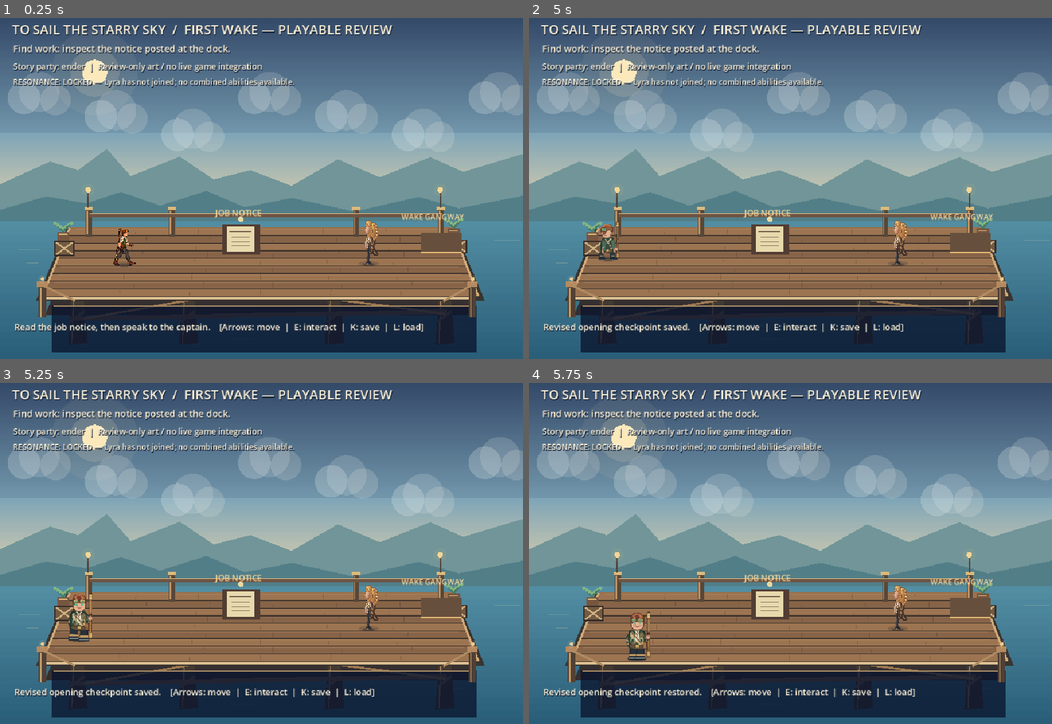
Above: before the commit, frames 1-4 (two rows, left to right).
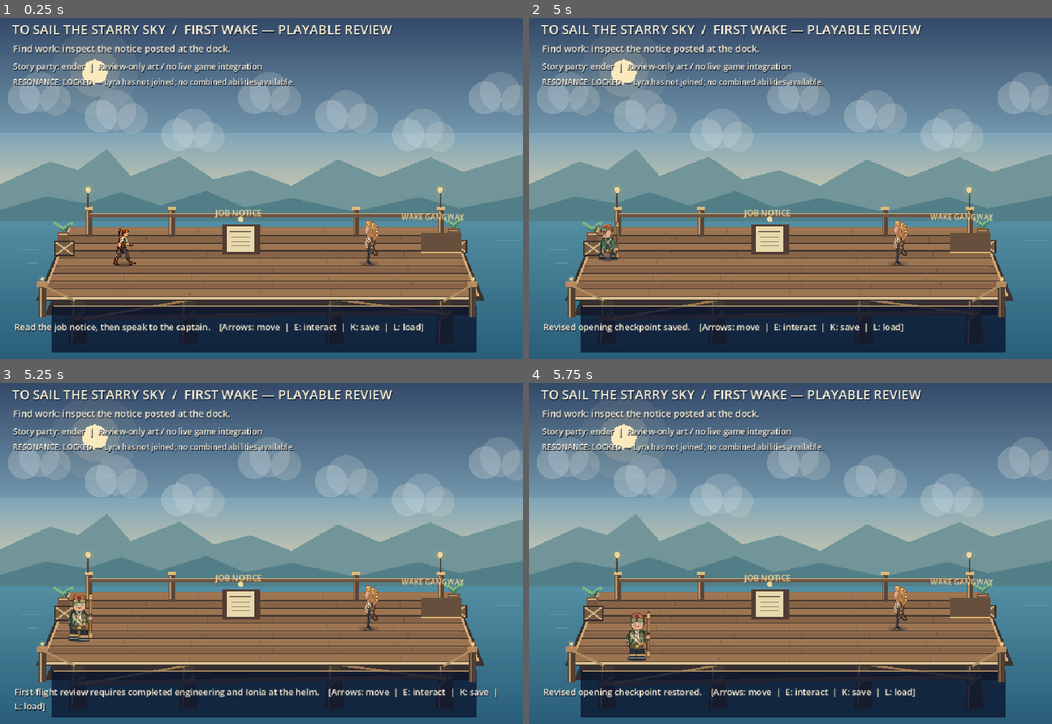
Above: after the commit, the same moments.

Repository: ndrorchestration/ToSailaStarrySky-jrpg
Game: Godot game, scene res://scenes/first_wake_job_preview.tscn
Two runs of this game, one before a commit and one after it. Both use one fixed random seed, a clock stepped at 60 frames per second and the inputs below. This scene is started directly instead of the project's main scene.
Inputs:
- Up to frame 1 (0.25 s): no input
- Up to frame 2 (5 s): tap Enter at 0.5 s; hold Right (ui_right) 0.53-1.28 s; tap K at 0.6, 1.55, 3.05, 4.55 s; tap L at 0.8, 1.35, 2.3, 3.8 s; hold Down (ui_down) 1.28-2.03 s; tap Space at 2 s; hold Right (ui_right) 2.03-2.78 s; tap 1 (aetherwake_ch1_choice_a) at 2.1 s; hold Up (ui_up) 2.78-3.53 s; tap 2 (aetherwake_ch1_choice_b) at 2.85 s; hold Left (ui_left) from 3.53 s (still down); tap 3 (aetherwake_ch1_choice_c) at 3.6 s; tap 4 (aetherwake_ch1_combat_rest) at 4.35 s
- Up to frame 3 (5.25 s): release Left (ui_left) at 5.03 s; hold Down (ui_down) from 5.03 s (still down); tap F (aetherwake_ch1_flight_review_launch) at 5.1 s
- Up to frame 4 (5.75 s): keep holding Down (ui_down); tap L at 5.3 s

Frames 1-2 are identical in both runs. In frame 3, 1.3% of the frame differs, in the area x 2-95%, y 89-97%; in frame 4, nothing differs.

Commit message:
feat(godot): connect revised opening preflight to proven 2D ocean physics without altering v2 save rights

Diff:
--- a/godot/scripts/first_wake_job_preview.gd
+++ b/godot/scripts/first_wake_job_preview.gd
@@ -2,9 +2,11 @@
 ## Standalone playable First Wake employment / engineering preview.
 ## Forward story candidate, NOT an approved art pack or replacement of live Chapter I.
 ## Open directly: res://scenes/first_wake_job_preview.tscn (F6 in Godot).
-## No flight, water physics, save migration, release or new combat permissions.
+## Bounded local 2D water-contact pilot; no planetary flight, save migration,
+## full seaworthiness certification, release or new combat permissions.
 
 const Opening = preload("res://scripts/first_wake_revised_opening_contract.gd")
+const FlightScene = preload("res://scenes/first_wake_flight_water_review.tscn")
 const RevisedCodec = preload("res://scripts/first_wake_revised_checkpoint_codec.gd")
 const SaveStore = preload("res://scripts/first_wake_chapter1_save_store.gd")
 const PrototypeRoute = preload("res://scripts/first_wake_prototype_route.gd")
@@ -37,6 +39,8 @@
 var ionia: CharacterBody2D
 var dock_background: Node2D
 var dock_foreground: Node2D
+var ui_layer: CanvasLayer
+var flight_review: Node2D
 var headline: Label
 var objective: Label
 var hint: Label
@@ -88,7 +92,8 @@
     dock_foreground.z_index = 3
     add_child(dock_foreground)
 
-    var ui := CanvasLayer.new()
+    ui_layer = CanvasLayer.new()
+    var ui := ui_layer
     ui.name = "ReadableGameplayOverlay"
     add_child(ui)
     headline = _label(ui, Vector2(22, 17), 24, 900)
@@ -170,6 +175,19 @@
             last_message = "Return unavailable: " + str(returned.get("reason", "unknown"))
             _sync_presentation()
         return
+    if event.is_action_pressed(InputPolicy.FLIGHT_REVIEW_LAUNCH) and not event.is_echo():
+        var started: bool = launch_flight_review()
+        if not started and room != "flight_review":
+            last_message = "First-flight review requires completed engineering and Ionia at the helm."
+            _sync_presentation()
+        get_viewport().set_input_as_handled()
+        return
+    # The flight subscene owns its E interaction; the old 2D preview never
+    # loads/overwrites the earlier preflight-only v2 checkpoint in flight.
+    if room == "flight_review":
+        if event is InputEventKey and event.pressed and not event.echo and event.keycode in [KEY_K, KEY_L]:
+            get_viewport().set_input_as_handled()
+        return
     if event is InputEventKey and event.pressed and not event.echo:
         if event.keycode == KEY_K:
             var saved: Dictionary = save_revised_checkpoint()
@@ -187,7 +205,37 @@
         interact()
         get_viewport().set_input_as_handled()
 
+func launch_flight_review() -> bool:
+    # Reuse tested PR #447 local RigidBody2D ocean study; do not advance the
+    # story before validated preflight, or pretend its ocean is the planet.
+    if room != "engineering" or dialogue_open or flight_review != null:
+        return false
+    if opening.step_key() != "preflight" or opening.active_party_ids != ["ender", "ionia"]:
+        return false
+    if inspected_items.size() != ENGINEERING_ITEMS.size():
+        return false
+    for item in ENGINEERING_ITEMS:
+        if item not in inspected_items:
+            return false
+    var review := FlightScene.instantiate()
+    if not bool(review.call("configure_preflight", opening)):
+        review.free()
+        return false
+    flight_review = review
+    room = "flight_review"
+    dock_background.visible = false
+    dock_foreground.visible = false
+    ender.player_controlled = false
+    ender.visible = false
+    ionia.visible = false
+    ui_layer.visible = false
+    add_child(flight_review)
+    queue_redraw()
+    return true
+
 func interact() -> bool:
+    if room == "flight_review":
+        return false
     if dialogue_open:
         return _advance_dialogue()
     if room == "dock":
@@ -216,7 +264,7 @@
         _sync_presentation()
         return false
     if opening.step_key() == "preflight":
-        last_message = "Engineering checklist complete. Flight scene not connected in this preview."
+        last_message = "Engineering checklist complete. Press F for local first-flight physics review."
         _sync_presentation()
         return false
     for item in ENGINEERING_ITEMS:
@@ -254,11 +302,13 @@
     return false
 
 func export_revised_checkpoint() -> Dictionary:
-    if dialogue_open:
+    if dialogue_open or room == "flight_review" or flight_review != null:
         return {}
     return RevisedCodec.encode(opening, flyer_read, room, inspected_items, ender.position)
 
 func restore_revised_checkpoint(snapshot: Variant) -> bool:
+    if room == "flight_review" or flight_review != null:
+        return false
     # Fully validate/reconstruct the story before changing ANY scene state.
     # No old Chapter I v1 save may be interpreted as this new review format.
     var staged: Dictionary = RevisedCodec.restore(snapshot)
@@ -294,6 +344,8 @@
     return revised_save_store.save_snapshot(snapshot, RevisedCodec.SLOT_PATH, RevisedCodec)
 
 func load_revised_checkpoint() -> Dictionary:
+    if room == "flight_review" or flight_review != null:
+        return {"ok": false, "reason": "flight_review_is_transient_and_unpersisted"}
     if dialogue_open:
         return {"ok": false, "reason": "dialogue_in_progress"}
     var read: Dictionary = revised_save_store.load_snapshot(RevisedCodec.SLOT_PATH, RevisedCodec)
@@ -358,7 +410,7 @@
             last_message = "Engineering inspection %d / 3 recorded." % inspected_items.size()
         "preflight":
             if opening.complete_engineering_checks():
-                last_message = "Preflight complete: chapter opening handoff is now ready for review."
+                last_message = "Preflight complete. Press F for bounded first-flight/ocean review."
                 ender.player_controlled = false
     _sync_presentation()
     return true
@@ -375,7 +427,7 @@
         else:
             objective.text = "Take the gangway aboard the Aureate Wake."
     elif opening.step_key() == "preflight":
-        objective.text = "PRE-FLIGHT READY — This preview ends before the test flight."
+        objective.text = "PRE-FLIGHT READY — F: enter local 2D flight/splashdown study."
     else:
         objective.text = "Engineering: inspect reference, containment and fuel (%d / 3)." % inspected_items.size()
     party_label.text = "Story party: " + " + ".join(opening.active_party_ids) + "  |  Review-only art / no live game integration"
